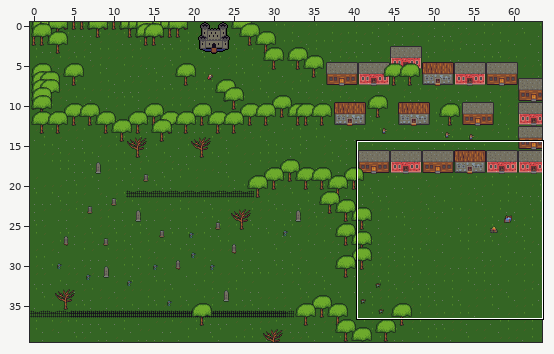
Level history. Tiled map (JSON): assets/maps/test.json. The picture above shows the old version from afar; the outline marks the close-up.
Close-up. As it was:
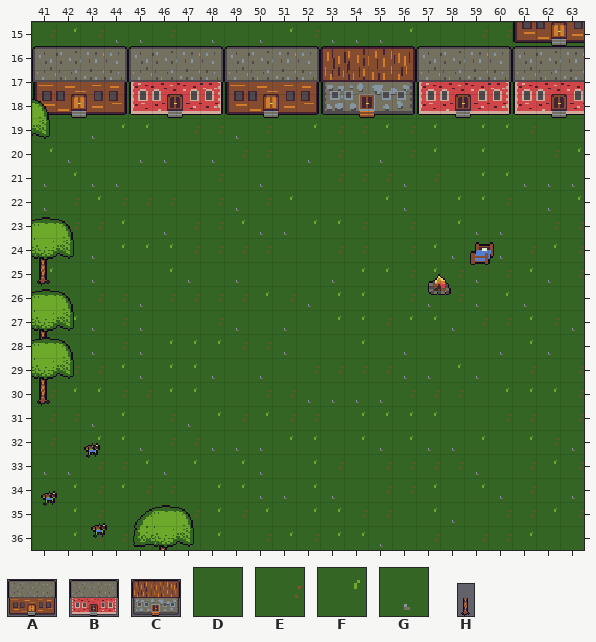
Cells are 16x16 px. Shown: x 41..63, y 15..36.
Key: from "buildings2": A 0, B 1, C 2; from "tiles": D 0, E 1, F 2, G 3; from "trunk": H 0.
_ is an empty cell.
Layers that did not change in this view are not listed.
Layer "ground" before, first column x 52:
19 FEEFEFDFFEDD
20 GEDGEFDFDDEF
21 DEEEGEDFFGGG
22 DDDFGDFFEDGF
23 FFEDEDFGGDEE
24 DEEDEFGFGEFE
25 DGFFEFEGEFGE
26 GFFDEGEGFGDD
27 DFFEFFGEEFEG
28 DDFDGDDDGFGD
29 EEEEGGFGDEDE
30 GGGGEEEDFFFE
31 EDFFFFDDEEDE
32 FDFGFGGFDFEG
33 FEDEEEEGDEFE
34 FGDEEFDFGEDG
35 FFEEDFGDEEFE
Layer "solid" before, first column x 41:
16 _______________________
17 _______________________
18 A___B___A___C___B___B__
19 _______________________
20 _______________________
21 _______________________
22 _______________________
23 _______________________
24 _______________________
25 H______________________
26 _______________________
27 _______________________
28 H______________________
29 _______________________
30 H______________________
31 _______________________
32 _______________________
33 _______________________
34 _______________________
35 _______________________
36 _______________________
Now the later version:
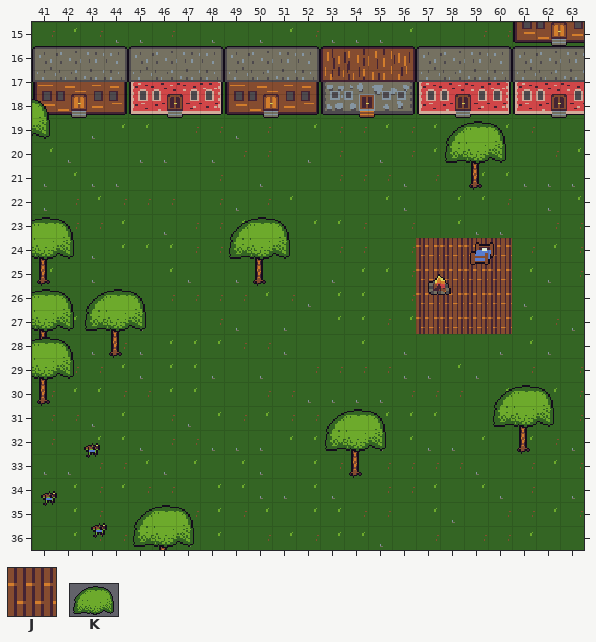
Further tiles: from "tiles": J 4; from "treetop": K 0.
Edits made:
Changed rows in their new state; . is an unchanged cell.
Layer "ground":
first column x 57:
24 JJJJ
25 JJJJ
26 JJJJ
27 JJJJ
Layer "solid":
first column x 59:
21 H
first column x 44:
25 ......H
28 H......
first column x 54:
32 .......H
33 H.......
Layer "floating":
first column x 58:
20 K
first column x 43:
24 ......K
27 K......
first column x 53:
31 .......K
32 K.......
Where, in picture pixels (left, top, right, bottom), the same in both close-ups:
added: (445, 121, 506, 190)
added: (229, 217, 290, 286)
changed: (416, 238, 512, 334)
added: (85, 289, 146, 358)
added: (493, 385, 554, 454)
added: (325, 409, 386, 478)
